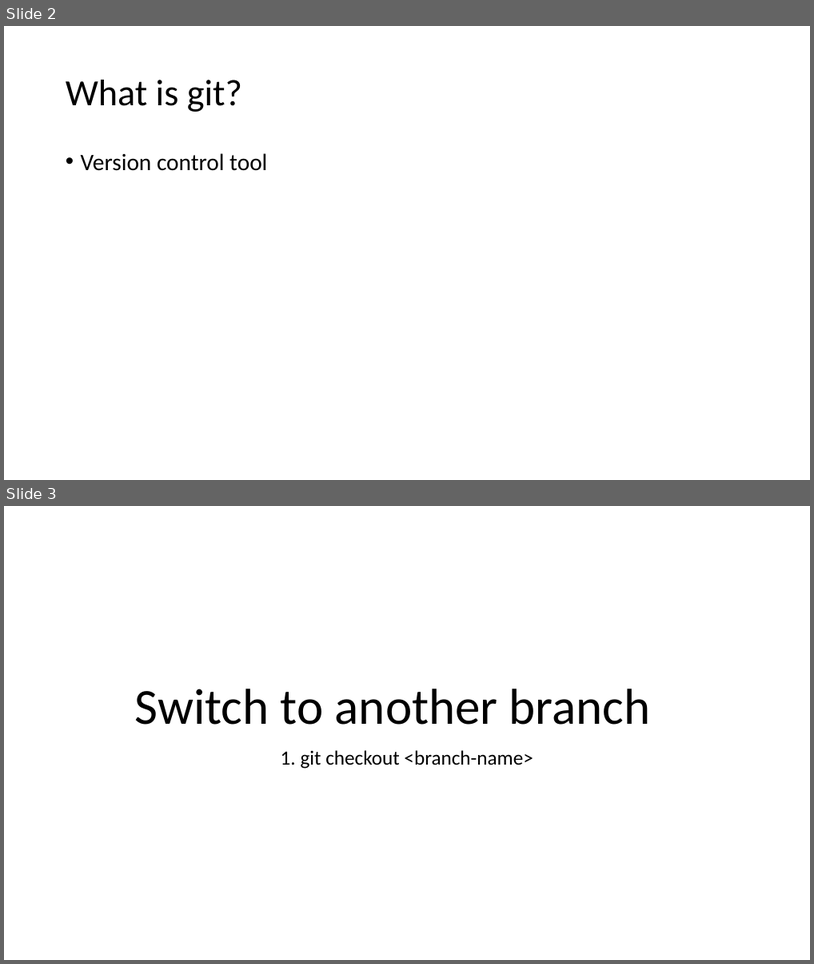
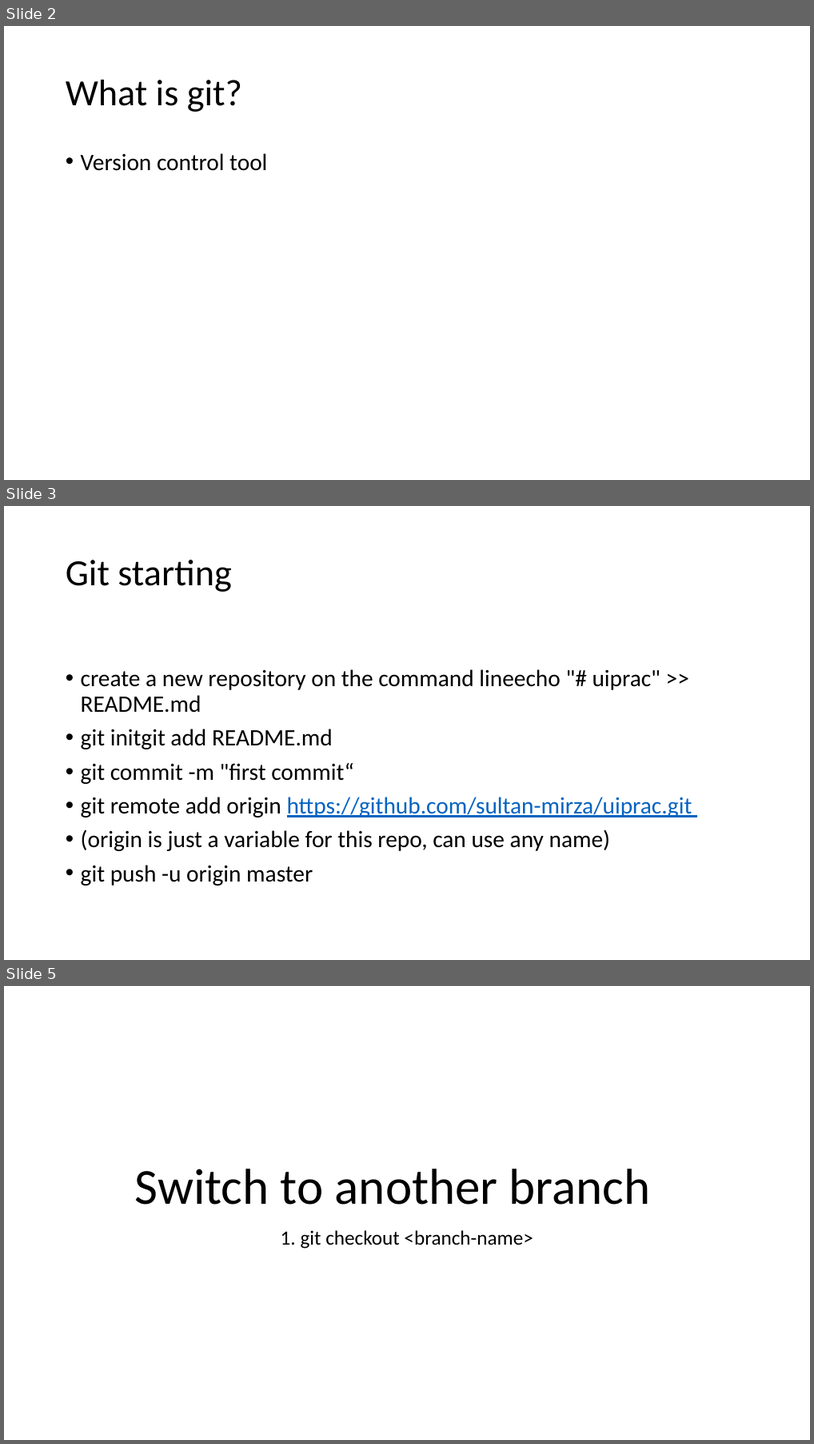
Before and after one commit to ketankk/BDppt, a slide deck: ppt/Git.pptx. Shown one above the other, each under a label of ours: slides 2 and 3 before the commit, slides 2, 3 and 5 after it; the slides between them are not shown. The pictures are 814x964 and 814x1444 pixels, drawn with LibreOffice and Linux fonts; fonts in the diff are those of the drawing. Boxes give left, top, right and bottom in pixels: in the first picture for what was removed or moved away, otherwise in the second. Text is boxed around its words. In the diff, an @@ line names an element or a change of style, - is before the commit and + after.

```diff
--- a/ppt/Git.pptx
+++ b/ppt/Git.pptx
@@ slide 3 added at [4,506,810,960], background #FFFFFF @@
@@ title added at [66,560,231,592], 44 pt, text #000000 @@
+Git starting
@@ text added at [81,669,693,885], 28 pt, text #000000 @@
+• create a new repository on the command lineecho "# uiprac" >> README.md
+• git initgit add README.md
+• git commit -m "first commit“
+• git remote add origin https://github.com/sultan-mirza/uiprac.git
+• (origin is just a variable for this repo, can use any name)
+• git push -u origin master
@@ what was slide 3 is now slide 5 @@
```
Also in this commit, not shown: 1 other slide added, 5 other files.
